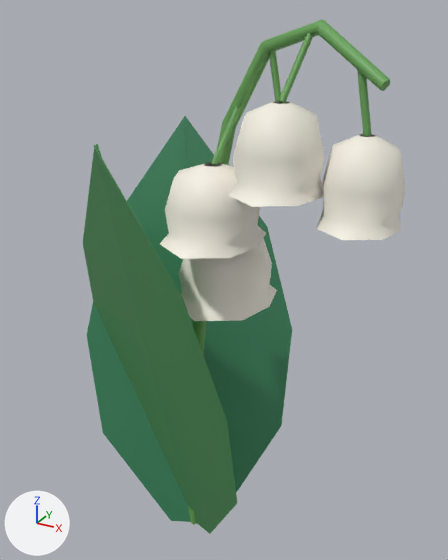
The glTF model godot/art/models/flora/lily_valley_b.glb as it was, and as the next commit left it.
Both versions are drawn from a 50 mm camera at (5.3, -8.37, 9.79) aimed at (0.5, 0.35, 5.43). Arrows for +X, +Y and +Z are at lower left; the lights stay in place. The picture after the commit comes second.

Names of what the first picture shows: 'body_nl', 'petal_white_nl', 'stem'.
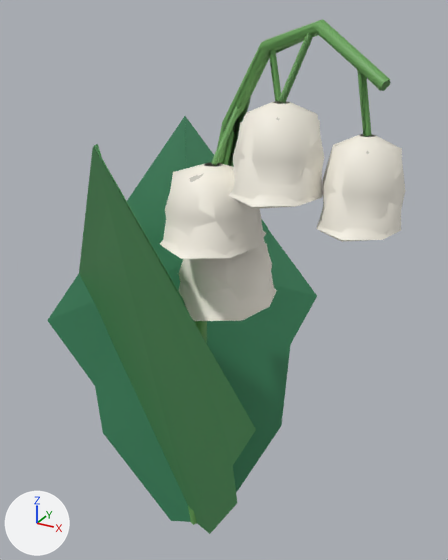
The change in detail:
Mesh me_body__far is new.
It has 309 vertices, 367 faces and spans x -2.77..3.73, y -2.03..2.12, z 0.0..9.67.
It uses material mat_defaultmaterial.
Object 'body__far' (ob_body__far) is new; it shows me_body__far.
Its location is (0.0, 0.0, 0.0).

Location of each change, (x1, y1, x2, y2) in pixels of the pictures (448 x 560 px):
'body__far', added
    after: (47, 26, 402, 524)
